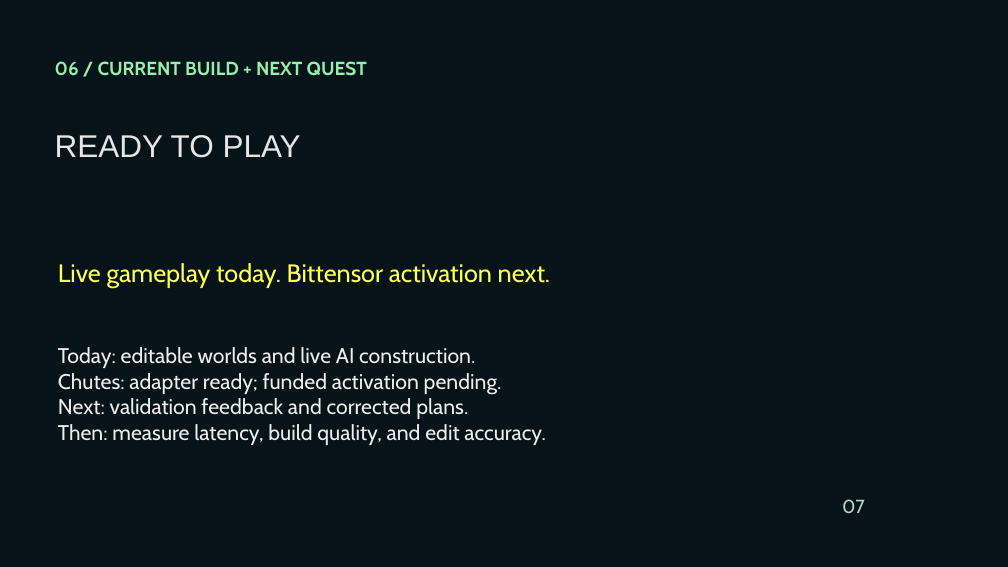
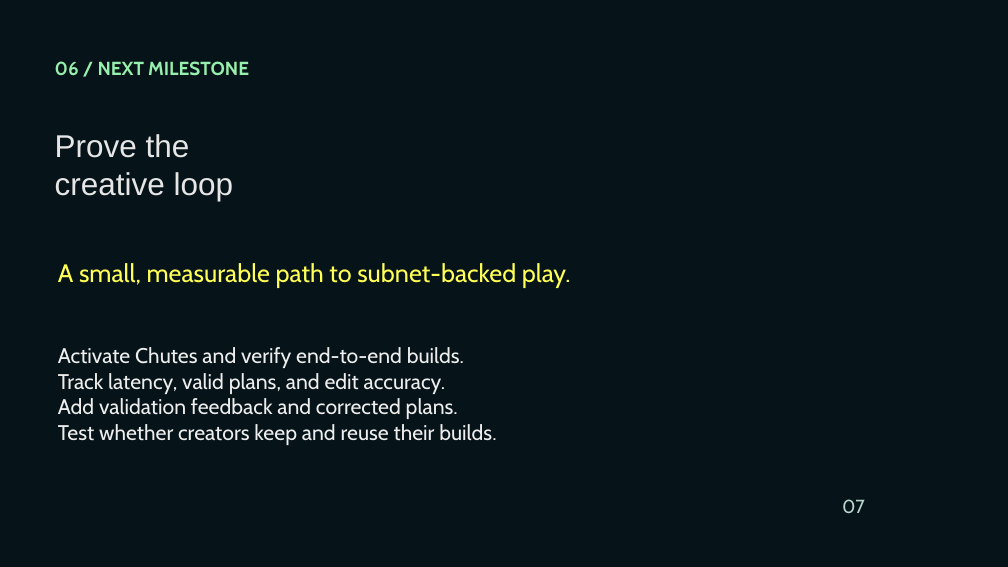
Before and after one commit to Nakshatra05/tensorcraft-bittensor, a slide deck: slide 7 of presentation/TensorCraft-Bittensor-Pitch.pptx. Drawn at 1008x567 pixels with LibreOffice and Linux fonts; fonts in the diff are those of the drawing; background and template pictures are left out. Boxes give left, top, right and bottom in pixels: in the first picture for what was removed or moved away, otherwise in the second. Text is boxed around its words. In the diff, an @@ line names an element or a change of style, - is before the commit and + after.

Commit message:
Tailor Minecraft pitch for Bittensor judges

```diff
--- a/presentation/TensorCraft-Bittensor-Pitch.pptx
+++ b/presentation/TensorCraft-Bittensor-Pitch.pptx
@@ text at bbox=[55, 61, 249, 76]: text changed @@
-06 / CURRENT BUILD + NEXT QUEST
+06 / NEXT MILESTONE
@@ text at bbox=[55, 134, 234, 201]: text changed @@
-READY TO PLAY
+Prove the
+creative loop
@@ text at bbox=[58, 263, 571, 288]: text changed @@
-Live gameplay today. Bittensor activation next.
+A small, measurable path to subnet-backed play.
@@ text at bbox=[58, 347, 496, 445]: text changed @@
-Today: editable worlds and live AI construction.
-Chutes: adapter ready; funded activation pending.
-Next: validation feedback and corrected plans.
-Then: measure latency, build quality, and edit accuracy.
+Activate Chutes and verify end-to-end builds.
+Track latency, valid plans, and edit accuracy.
+Add validation feedback and corrected plans.
+Test whether creators keep and reuse their builds.
```
Also in this commit, not shown: 5 other slides changed, 2 slides added, 2 slides removed.
